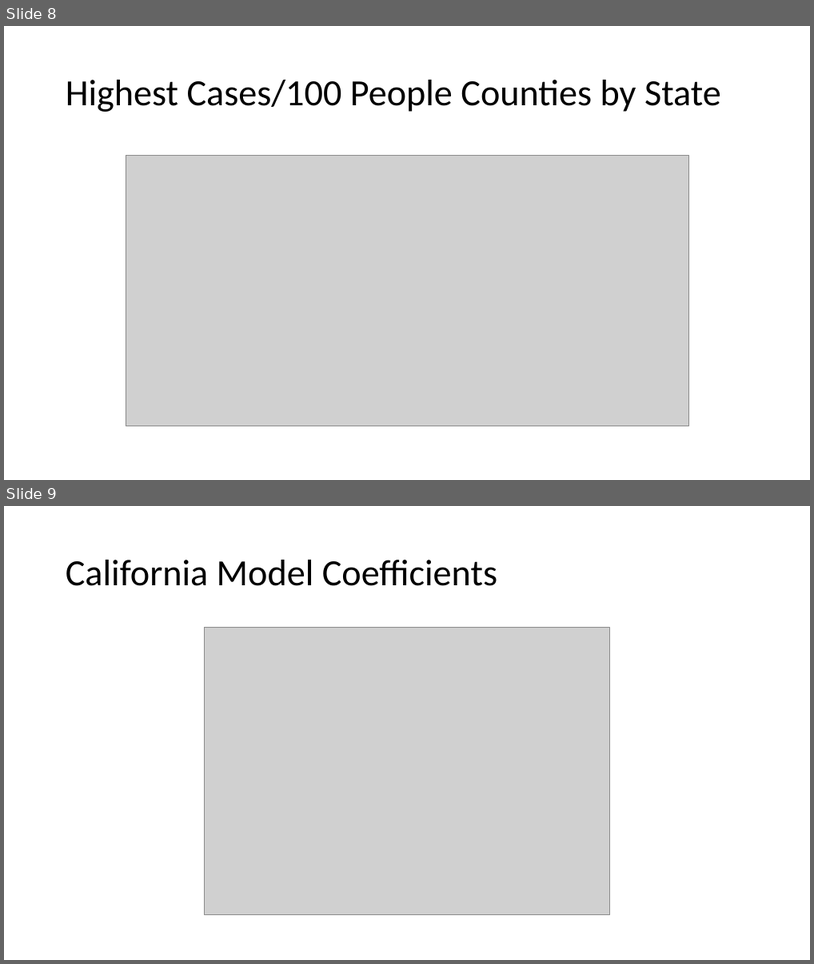
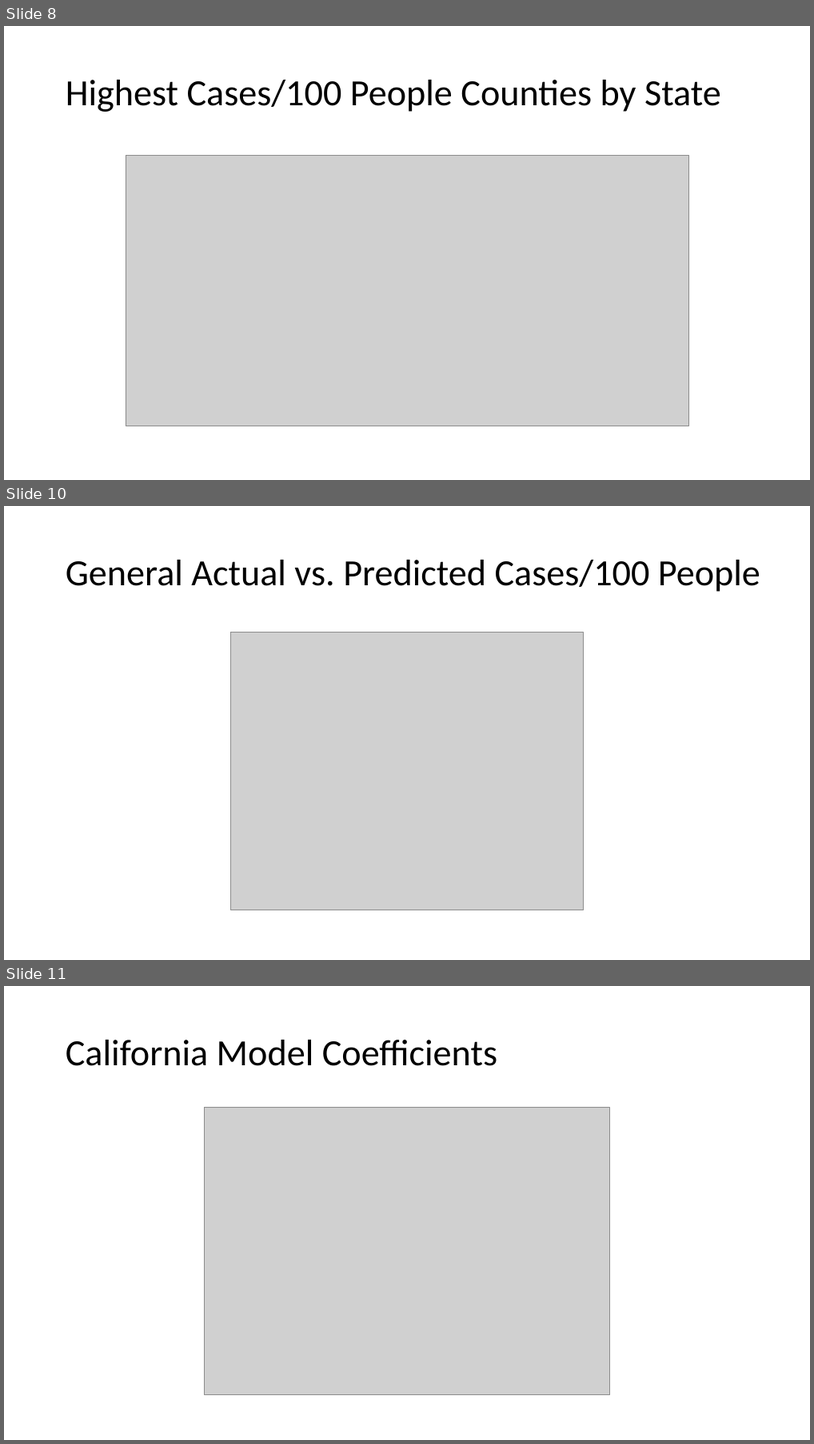
Before and after one commit to cxclark/covid19-analysis, a slide deck: 2020_10_30_covid_usa_analysis_draft.pptx. Shown one above the other, each under a label of ours: slides 8 and 9 before the commit, slides 8, 10 and 11 after it; the slides between them are not shown. The pictures are 814x964 and 814x1444 pixels, drawn with LibreOffice and Linux fonts; fonts in the diff are those of the drawing; grey boxes stand for pictures. Boxes give left, top, right and bottom in pixels: in the first picture for what was removed or moved away, otherwise in the second. Text is boxed around its words. In the diff, an @@ line names an element or a change of style, - is before the commit and + after.

Commit message:
updated slides

```diff
--- a/2020_10_30_covid_usa_analysis_draft.pptx
+++ b/2020_10_30_covid_usa_analysis_draft.pptx
@@ slide 10 added at [4,506,810,960], background #FFFFFF @@
@@ title added at [66,560,761,592], 44 pt, text #000000 @@
+General Actual vs. Predicted Cases/100 People
@@ picture added at [231,632,583,909] @@
@@ what was slide 9 is now slide 11 @@
```
Also in this commit, not shown: 1 other slide added, 2 other files.
